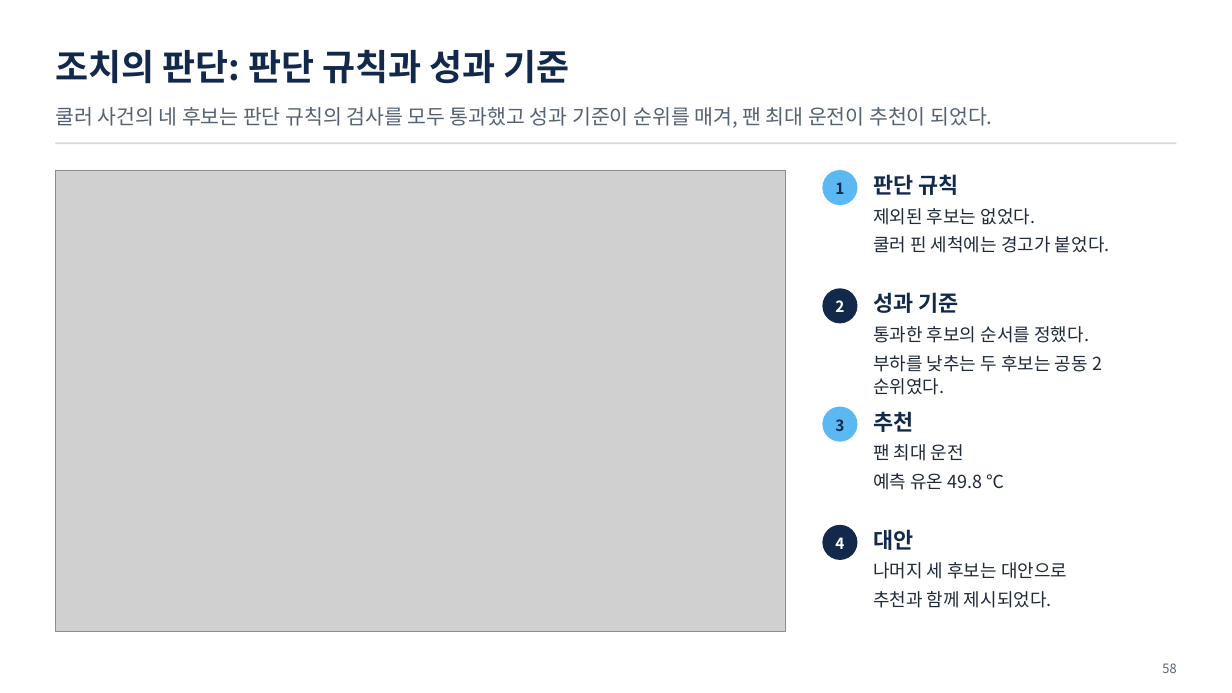
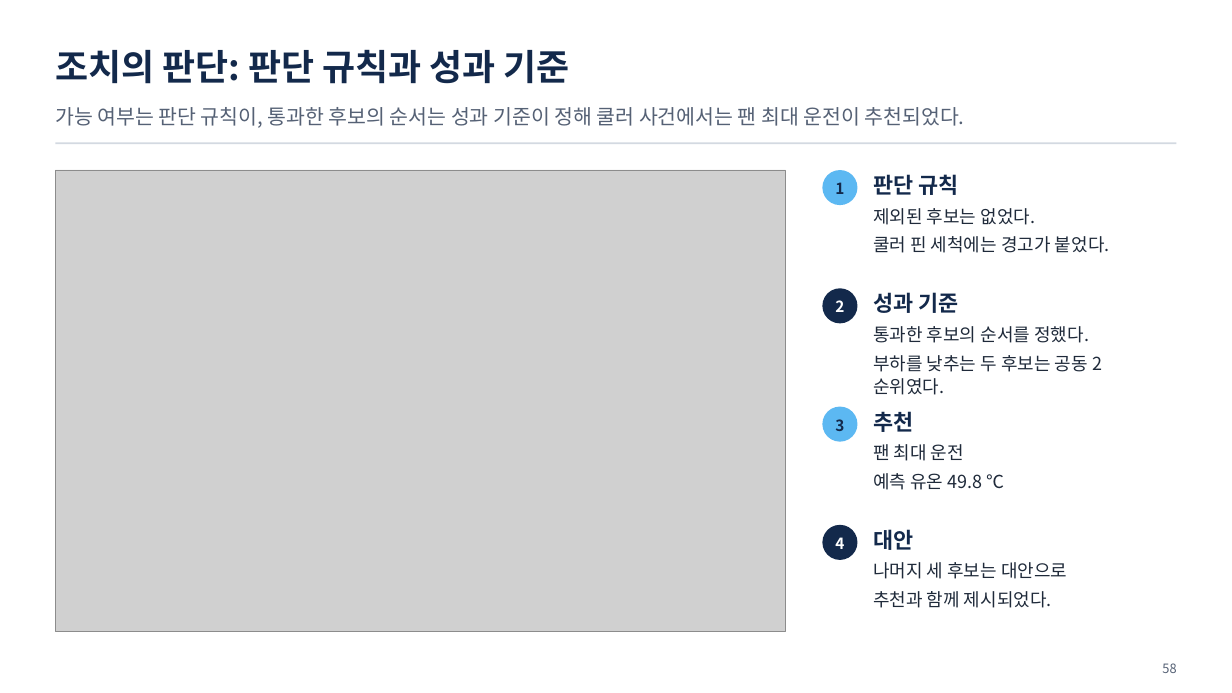
Before and after one commit to uengine-oss/hyd-iot-edu, a slide deck: slide 58 of 산출물/통합반/이론/04회차/통합반_04일차.pptx. Drawn at 1232x693 pixels with LibreOffice and Linux fonts; fonts in the diff are those of the drawing; grey boxes stand for pictures. Boxes give left, top, right and bottom in pixels: in the first picture for what was removed or moved away, otherwise in the second. Text is boxed around its words. In the diff, an @@ line names an element or a change of style, - is before the commit and + after.

```diff
--- a/산출물/통합반/이론/04회차/통합반_04일차.pptx
+++ b/산출물/통합반/이론/04회차/통합반_04일차.pptx
@@ text at bbox=[55, 107, 965, 128]: text changed @@
-쿨러 사건의 네 후보는 판단 규칙의 검사를 모두 통과했고 성과 기준이 순위를 매겨, 팬 최대 운전이 추천이 되었다.
+가능 여부는 판단 규칙이, 통과한 후보의 순서는 성과 기준이 정해 쿨러 사건에서는 팬 최대 운전이 추천되었다.
```
Also in this commit, not shown: 11 other slides changed, 5 other files.
